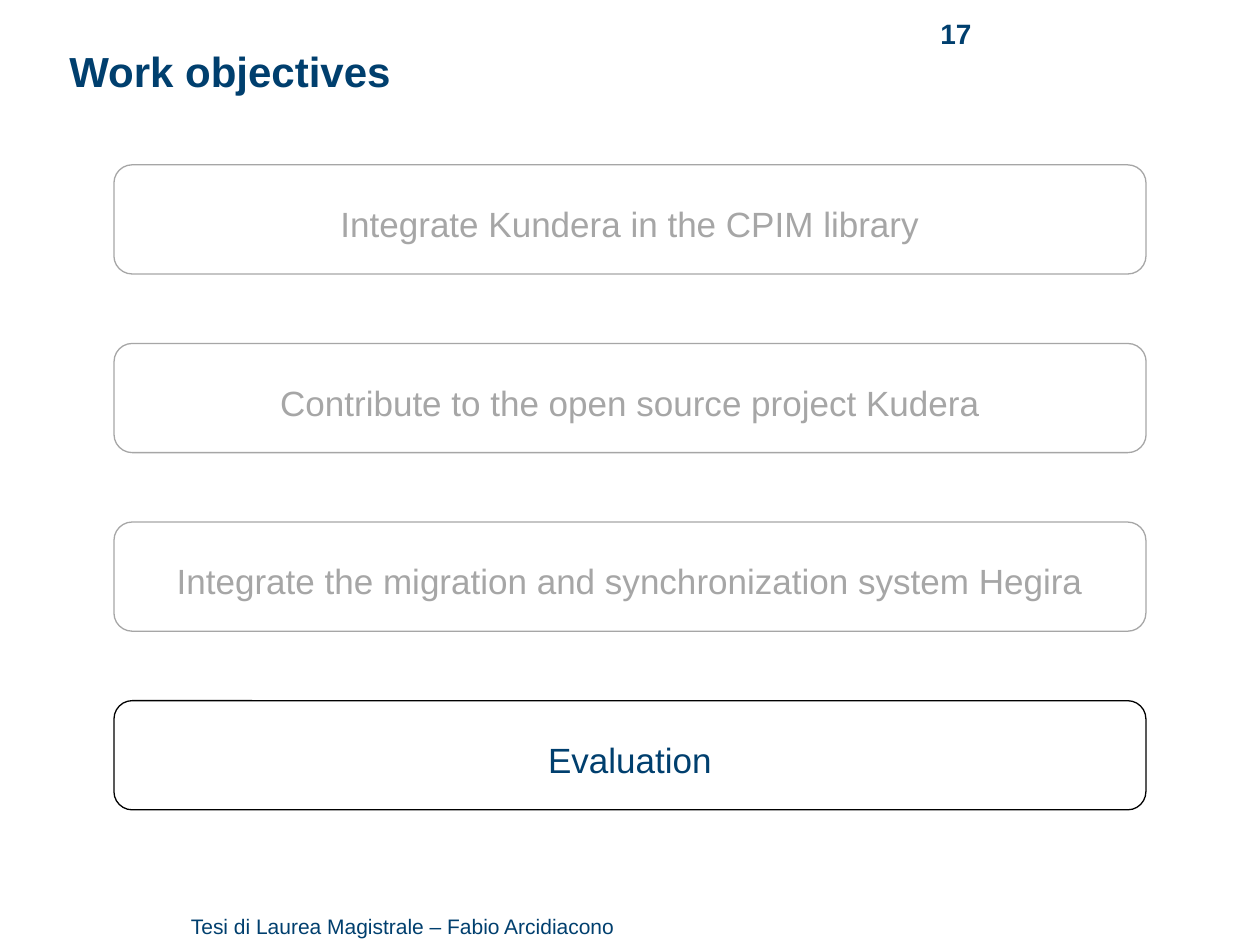
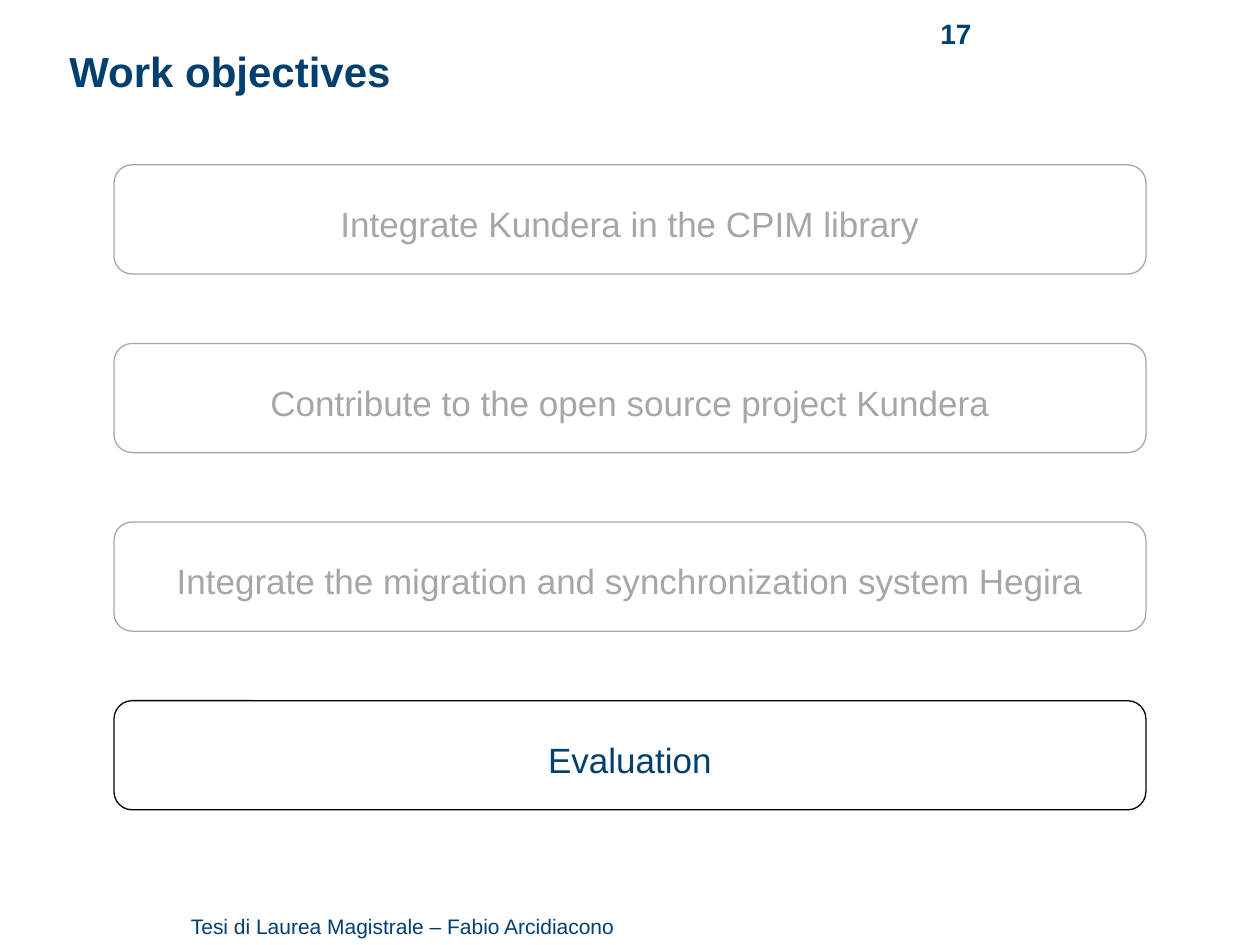
Before and after one commit to arci/thesis, a slide deck: slide 17 of presentation/ThesisPresentation.pptx. Drawn at 1260x945 pixels with LibreOffice and Linux fonts; fonts in the diff are those of the drawing; background and template pictures are left out. Boxes give left, top, right and bottom in pixels: in the first picture for what was removed or moved away, otherwise in the second. Text is boxed around its words. In the diff, an @@ line names an element or a change of style, - is before the commit and + after.

```diff
--- a/presentation/ThesisPresentation.pptx
+++ b/presentation/ThesisPresentation.pptx
@@ text in rounded rectangle at [270,391,988,423]: text changed @@
-Contribute to the open source project Kudera
+Contribute to the open source project Kundera
```
Also in this commit, not shown: 13 other slides changed, 2 other files.
